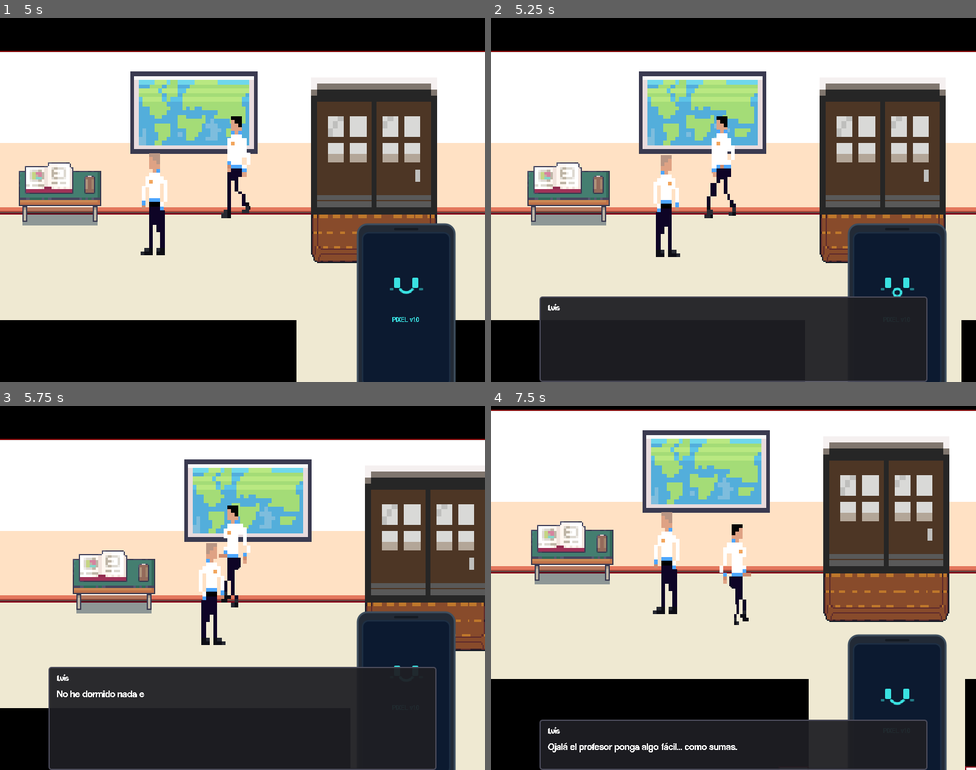
Above: before the commit, frames 1-4 (two rows, left to right).
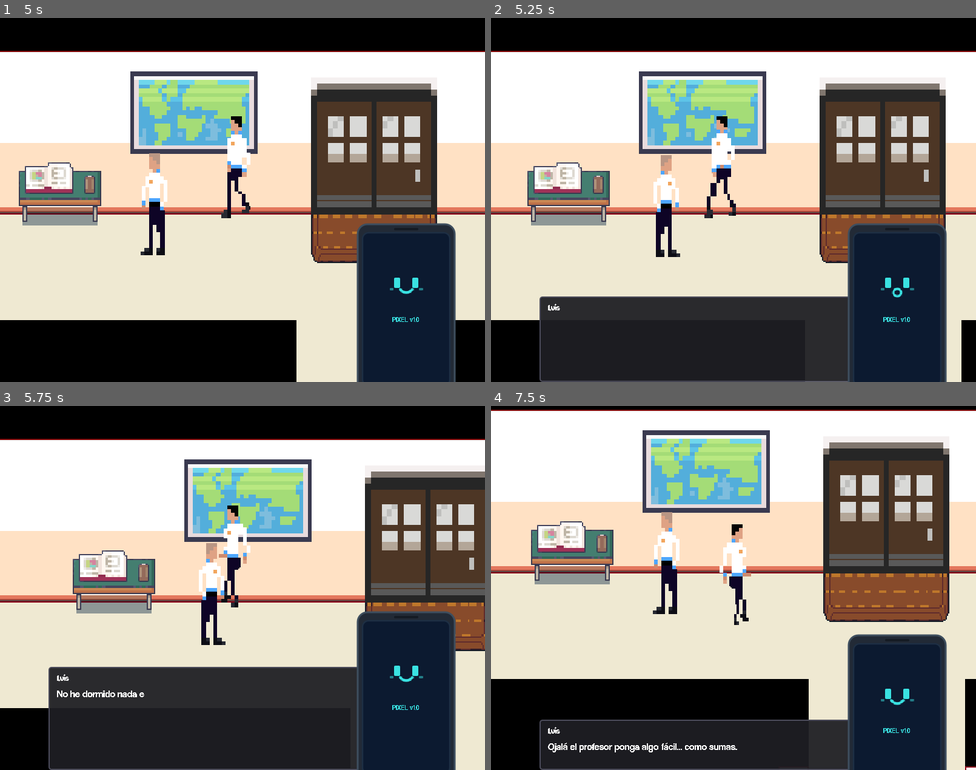
Above: after the commit, the same moments.

Repository: WilliamOramas/Juego-de-godot
Game: Godot game, scene res://src/menu/main_menu.tscn
The game is run twice, just before and just after one commit, with the same random seed, the same clock (stepped at 60 frames per second) and the same inputs.
Inputs (mouse positions are in pixels of both pictures, inside the frame that each line leads up to):
- Up to frame 1 (5 s): click "JUGAR" at 0.5 s; tap Enter (ui_accept) at 1.25, 1.52, 3.77 s; move the mouse to (218, 272) at 1.27 s; hold W (ui_up) 1.28-2 s; hold Q (Phone) 1.28-2 s; click (218, 272) at 1.42 s; click "NUEVA PARTIDA" at 2 s; click "VOLVER" at 2.75 s; move the mouse to (388, 254) at 3.52 s; hold W (ui_up) 3.53-4.28 s; tap E at 3.6 s; move the mouse to (97, 145) at 4.27 s; hold A (ui_left) from 4.28 s (still down); hold Q (Phone) from 4.28 s (still down)
- Up to frame 2 (5.25 s): keep holding A (ui_left); move the mouse to (757, 200) at 5.02 s; release Q (Phone) at 5.03 s; tap E at 5.1 s; click (757, 200) at 5.17 s
- Up to frame 3 (5.75 s): keep holding A (ui_left); tap Enter (ui_accept) at 5.27 s
- Up to frame 4 (7.5 s): move the mouse to (660, 497) at 5.77 s; release A (ui_left) at 5.78 s; hold S (ui_down) 5.78-6.53 s; hold Q (Phone) 5.78-6.53 s; tap Enter (ui_accept) at 6.02, 6.77 s; move the mouse to (840, 569) at 6.52 s; hold D (ui_right) 6.53-7.28 s; tap E at 6.6 s; move the mouse to (636, 606) at 7.27 s; hold W (ui_up) from 7.28 s (still down); hold Q (Phone) from 7.28 s (still down); click (636, 606) at 7.42 s

Frame 1 is identical in both runs. In frame 2, 0.4% of the frame differs, in the area x 73-90%, y 76-100%; in frame 3, 0.5%, in the area x 73-90%, y 71-100%; in frame 4, 0.3%.

Commit message:
feat: add editor debugger plugin to inspect and highlight scene nodes

Diff:
--- a/project.godot
+++ b/project.godot
@@ -20,10 +20,10 @@
 Global="*res://src/levels/global.gd"
 SaveManager="*res://src/singleton/save_manager.gd"
 EventBus="*res://src/singleton/event_bus.gd"
+SceneManager="*res://src/singleton/scene_manager.gd"
+DialogBox="*res://src/menu/dialog_box.tscn"
 QuestManager="*res://src/singleton/quest_manager.gd"
 MiniGameManager="*res://src/singleton/mini_game_manager.gd"
-SceneManager="*res://src/singleton/scene_manager.gd"
-DialogBox="*res://src/menu/dialog_box.tscn"
 
 [display]
 
@@ -32,6 +32,10 @@
 window/size/mode=2
 window/stretch/mode="canvas_items"
 window/stretch/aspect="expand"
+
+[editor_plugins]
+
+enabled=PackedStringArray("res://addons/zylann.editor_debugger/plugin.cfg")
 
 [input]
 
Not shown, added: addons/zylann.editor_debugger/dock.gd
Not shown, added: addons/zylann.editor_debugger/dock.gd.uid
Not shown, added: addons/zylann.editor_debugger/dock.tscn
Not shown, added: addons/zylann.editor_debugger/plugin.cfg
Not shown, added: addons/zylann.editor_debugger/plugin.gd
Not shown, added: addons/zylann.editor_debugger/plugin.gd.uid
Not shown, added: addons/zylann.editor_debugger/util.gd
Not shown, added: addons/zylann.editor_debugger/util.gd.uid
Not shown, added: addons/zylann.editor_debugger/LICENSE.md
